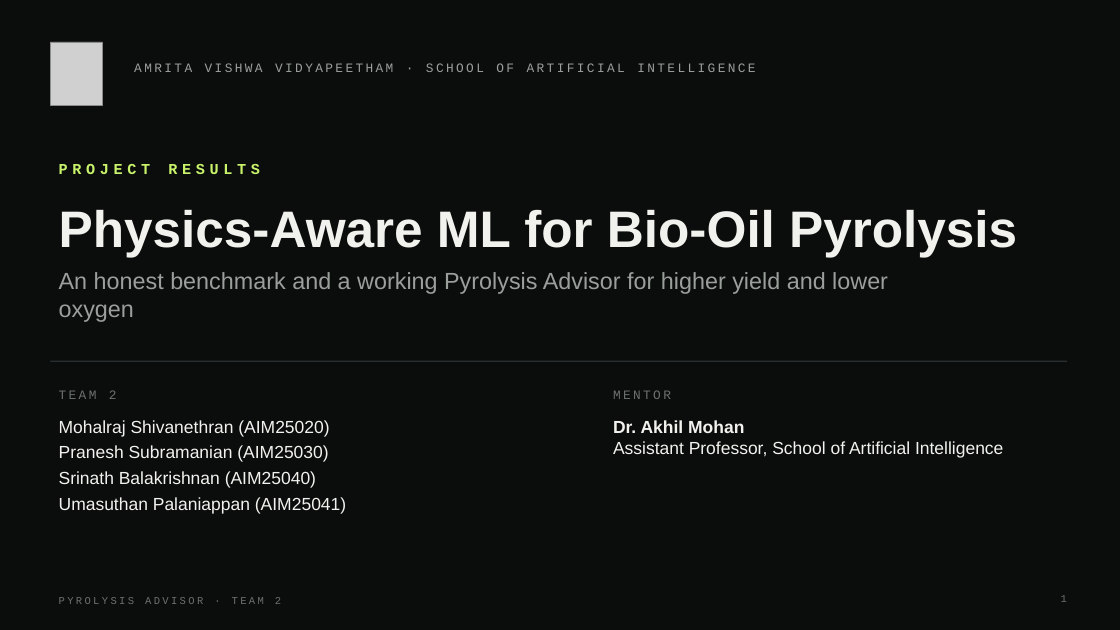
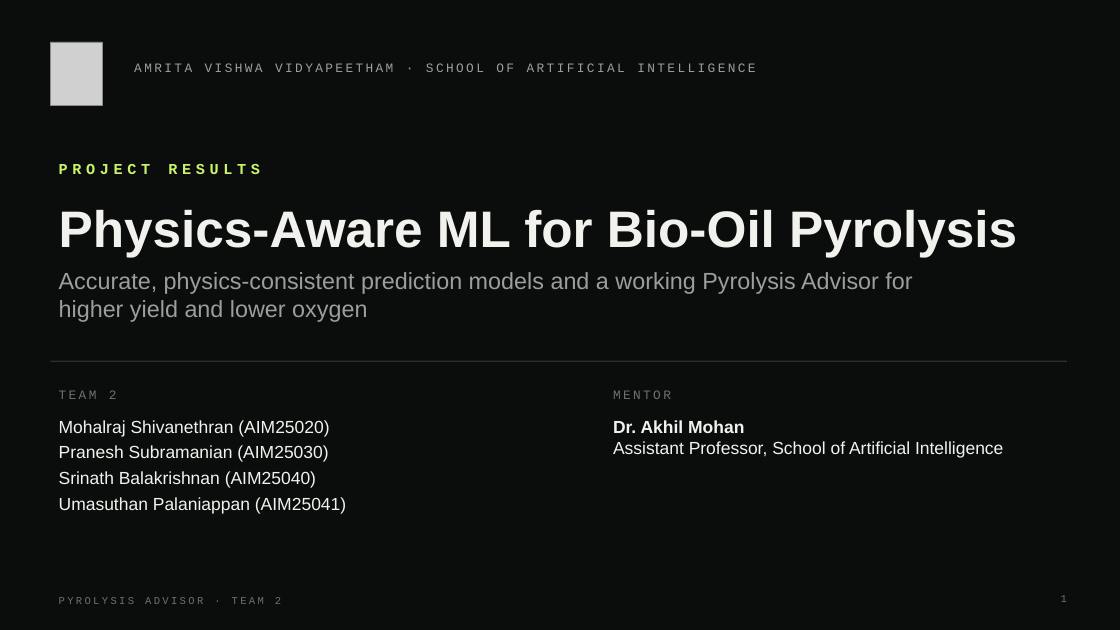
Before and after one commit to umasuthanpalaniappan/BioOil-Automation, a slide deck: slide 1 of pyrolysis_advisor/docs/Pyrolysis_Advisor_Results.pptx. Drawn at 1120x630 pixels with LibreOffice and Linux fonts; fonts in the diff are those of the drawing; grey boxes stand for pictures. Boxes give left, top, right and bottom in pixels: in the first picture for what was removed or moved away, otherwise in the second. Text is boxed around its words. In the diff, an @@ line names an element or a change of style, - is before the commit and + after.

```diff
--- a/pyrolysis_advisor/docs/Pyrolysis_Advisor_Results.pptx
+++ b/pyrolysis_advisor/docs/Pyrolysis_Advisor_Results.pptx
@@ text at box(59, 272, 912, 322): text changed @@
-An honest benchmark and a working Pyrolysis Advisor for higher yield and lower oxygen
+Accurate, physics-consistent prediction models and a working Pyrolysis Advisor for higher yield and lower oxygen
```
Also in this commit, not shown: 9 other slides changed, 2 slides added, 17 other files.
